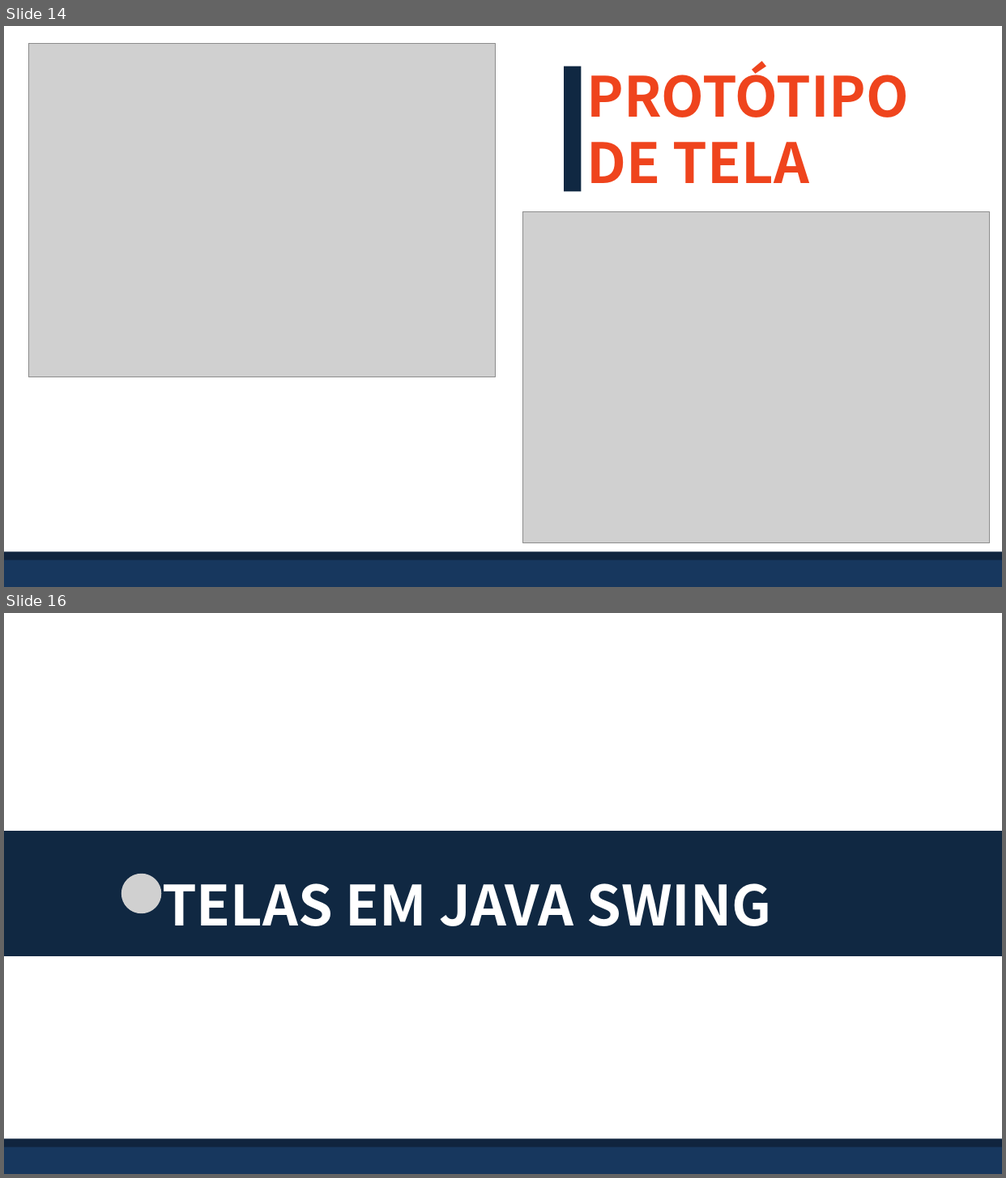
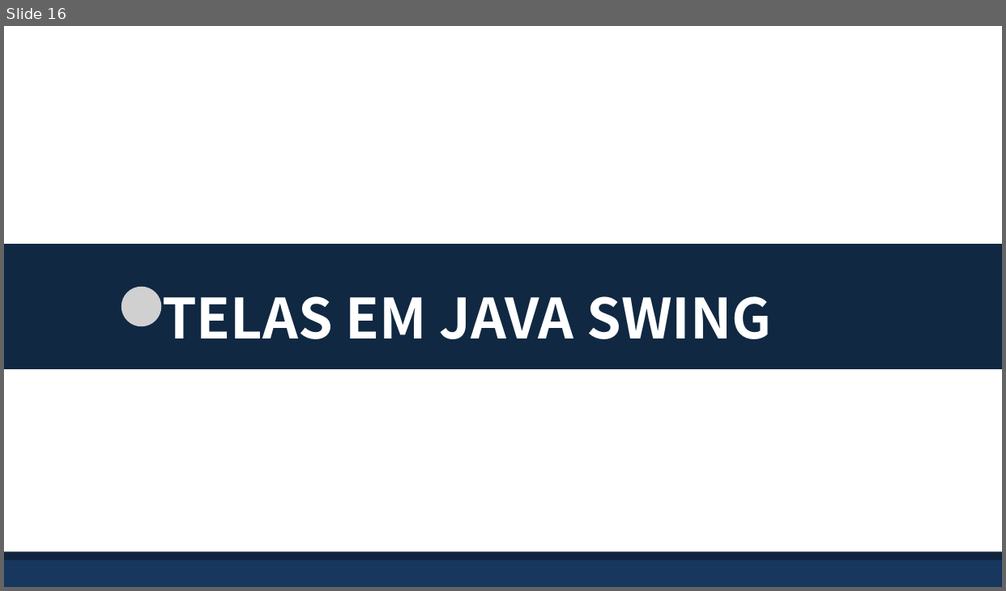
Before and after one commit to BandTec/grupo-05-adsa-20201, a slide deck: SuperVisorPower.pptx. Shown one above the other, each under a label of ours: slides 14 and 16 before the commit, slide 16 after it; the slides between them are not shown. The pictures are 1006x1178 and 1006x591 pixels, drawn with LibreOffice and Linux fonts; fonts in the diff are those of the drawing; grey boxes stand for pictures. Boxes give left, top, right and bottom in pixels: in the first picture for what was removed or moved away, otherwise in the second. Text is boxed around its words. In the diff, an @@ line names an element or a change of style, - is before the commit and + after.

```diff
--- a/SuperVisorPower.pptx
+++ b/SuperVisorPower.pptx
@@ slide 14 removed at (x1=4, y1=26, x2=1002, y2=587), background #FFFFFF @@
@@ picture removed at (x1=29, y1=44, x2=495, y2=377) @@
@@ rectangle removed at (x1=564, y1=66, x2=582, y2=192) @@
@@ text removed at (x1=586, y1=61, x2=909, y2=183) @@
-PROTÓTIPO DE TELA
@@ picture removed at (x1=523, y1=212, x2=989, y2=544) @@
@@ rectangle removed at (x1=4, y1=556, x2=1002, y2=587) @@
@@ rectangle removed at (x1=4, y1=552, x2=1002, y2=561) @@
```
Also in this commit, not shown: 5 slides changed, 2 slides added, 1 other slide removed.
